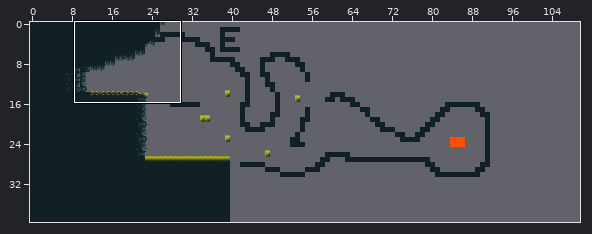
Tiled map (JSON), stored at assets/tilemaps/basic_tilemap_3_010.json. Above: a wide view before the commit, with the close-up outlined.
Close-up. As it was:
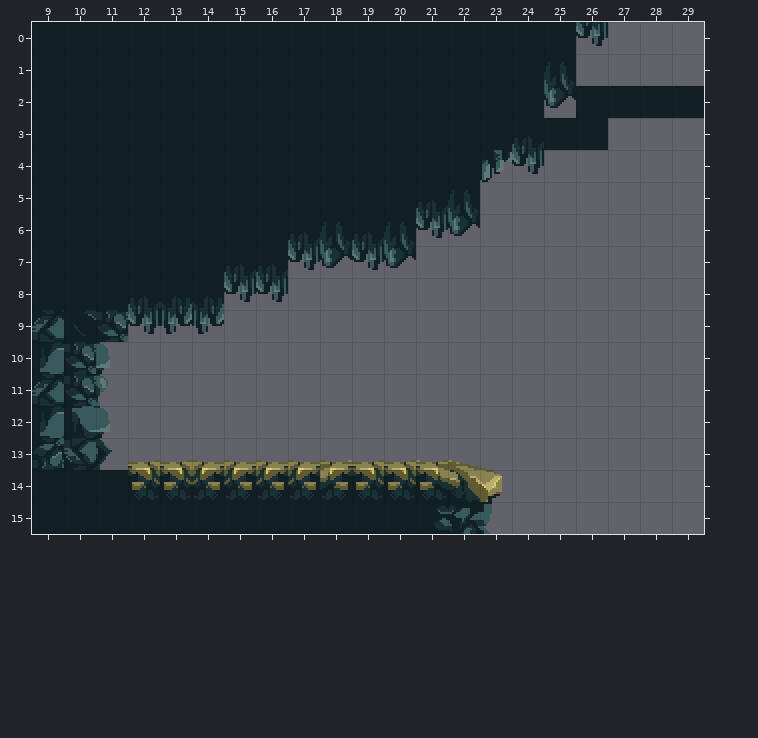
Cells are 16x16 px. Shown: x 9..29, y 0..15. The commit also changed other parts of the map, which this record leaves out.
And afterwards:
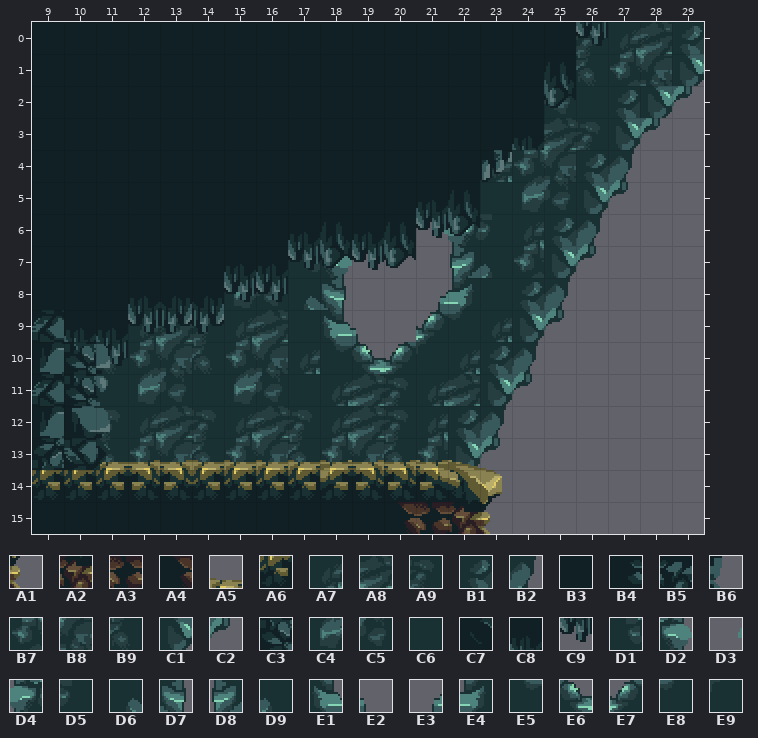
Key: from "Magic_Cliffs16": A1 252 flipped left-right, A2 253 flipped left-right, A3 254 flipped left-right, A4 255 flipped left-right; from "Magic_Cliffs16_2": A5 141, A6 199, A7 217, A8 218, A9 219, B1 226, B2 227, B3 259, B4 260, B5 261, B6 262, B7 275, B8 276, B9 277, C1 284, C2 285, C3 319, C4 333, C5 334, C6 335, C7 376, C8 428, C9 487, D1 859, D2 860, D3 862, D4 863, D5 864, D6 917, D7 918, D8 921, D9 922, E1 976, E2 977, E3 978, E4 979, E5 1034, E6 1035, E7 1036, E8 1037, E9 1094.
__ is an empty cell.
From old to new:
Layer "caveBackground":
y 0: x 26..29 __ __ __ __ -> A9 A7 A8 B1
y 1: x 26..29 __ __ __ __ -> B9 B7 B8 C1
y 2: x 25 __ -> C5; x 27..29 __ __ __ -> B1 C1 C2
y 3: x 25..28 __ __ __ __ -> A8 A9 C1 C2
y 4: x 23..27 __ __ __ __ __ -> A7 B7 B8 B1 B2
y 5: x 23..27 __ __ __ __ __ -> C6 C4 C5 C1 C2
y 6: x 21..26 __ __ __ __ __ __ -> D3 D4 D5 A7 B1 B2
y 7: x 17..18 __ __ -> D1 D2; x 22..26 __ __ __ __ __ -> D8 D9 B7 C1 C2
y 8: x 15..18 __ __ __ __ -> C4 C5 D6 D7; x 21..25 __ __ __ __ __ -> E3 E4 C6 B1 B2
y 9: x 12..19 __ __ __ __ __ __ __ __ -> A7 A8 A9 A7 A8 C6 E1 E2; x 21..25 __ __ __ __ __ -> E7 E8 A7 C1 C2
y 10: x 11..24 __ __ __ __ __ __ __ __ __ __ __ __ __ __ -> B9 B7 B8 B9 B7 B8 A7 E5 E6 E7 E9 A7 B1 B2
y 11: x 11..24 __ __ __ __ __ __ __ __ __ __ __ __ __ __ -> C6 C4 C5 C6 C4 C5 C6 A7 A8 A9 A7 A8 C1 C2
y 12: x 11..23 __ __ __ __ __ __ __ __ __ __ __ __ __ -> A9 A7 A8 A9 A7 A8 A9 A7 A8 A9 A7 B1 B2
y 13: x 11..23 __ __ __ __ __ __ __ __ __ __ __ __ __ -> B9 B7 B8 B9 B7 B8 B9 B7 B8 B9 B7 C1 C2
Layer "mainGrass":
y 2: x 27..29 B3 B3 B3 -> __ __ __
y 3: x 25..26 B3 B3 -> __ __
y 4: x 24 C9 -> __
y 9: x 10..11 C7 C3 -> C8 C8
y 10: x 11 __ -> C9
y 13: x 11 __ -> A5
y 14: x 9..11 B3 B3 B3 -> A6 A6 A6
y 15: x 20..23 B3 B4 B5 B6 -> A4 A3 A2 A1
Where, in picture pixels (left, top, right, bottom), the same in both close-ups:
changed: (32, 22, 704, 500)
changed: (398, 502, 492, 534)
